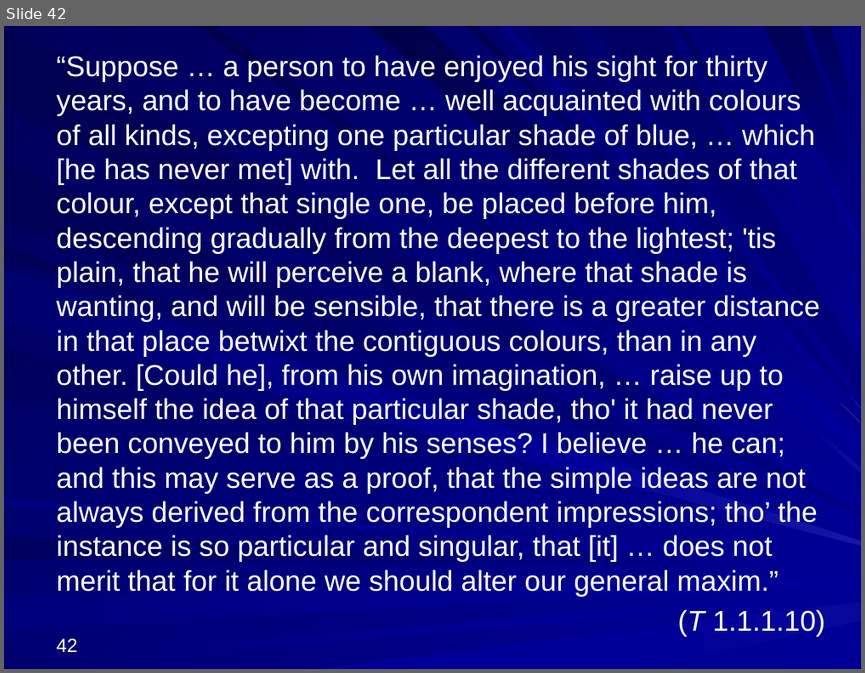
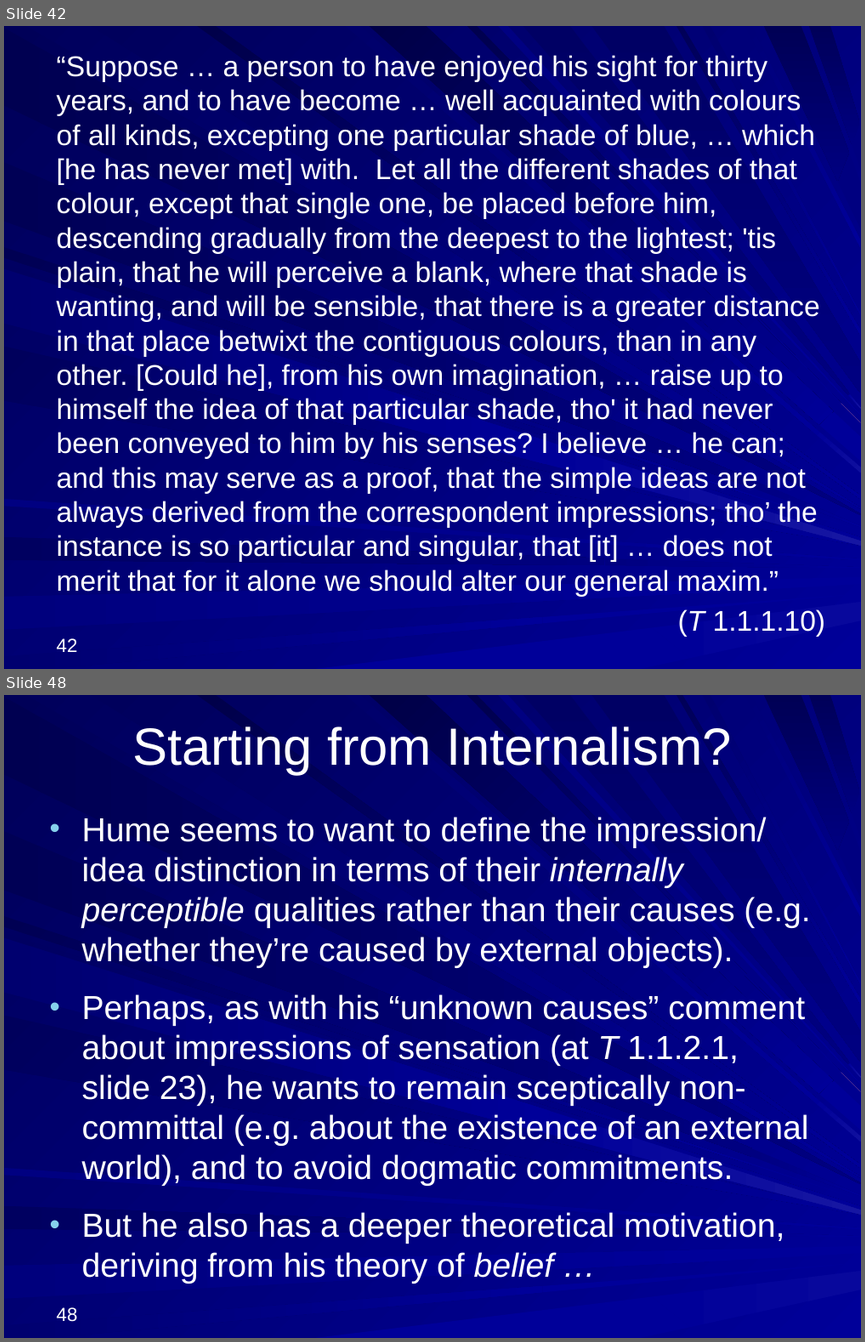
Before and after one commit to englishphilosophy/hume-texts-online, a slide deck: teaching/lectures/2025_Hume_MT_current.pptx. Shown one above the other, each under a label of ours: slide 42 before the commit, slides 42 and 48 after it; the slides between them are not shown. The pictures are 865x673 and 865x1342 pixels, drawn with LibreOffice and Linux fonts; fonts in the diff are those of the drawing. Boxes give left, top, right and bottom in pixels: in the first picture for what was removed or moved away, otherwise in the second. Text is boxed around its words. In the diff, an @@ line names an element or a change of style, - is before the commit and + after.

```diff
--- a/teaching/lectures/2025_Hume_MT_current.pptx
+++ b/teaching/lectures/2025_Hume_MT_current.pptx
@@ slide 48 added at box(4, 695, 861, 1338), background gradient #000078 to #000099; not listed: 37 template elements that a slide beside it also shows @@
@@ title added at box(132, 726, 731, 774), 44 pt, text #FFFFFF @@
+Starting from Internalism?
@@ text added at box(82, 817, 810, 1283), 28 pt, text #FFFFFF @@
+• Hume seems to want to define the impression/ idea distinction in terms of their internally perceptible qualities rather than their causes (e.g. whether they’re caused by external objects).
+• Perhaps, as with his “unknown causes” comment about impressions of sensation (at T 1.1.2.1,
+  slide 23), he wants to remain sceptically non-committal (e.g. about the existence of an external world), and to avoid dogmatic commitments.
+• But he also has a deeper theoretical motivation, deriving from his theory of belief …
@@ page number added at box(57, 1307, 78, 1321), 16 pt, text #FFFFFF @@
+48
```
Also in this commit, not shown: 2 slides changed, 41 other slides added, 2 other files.
